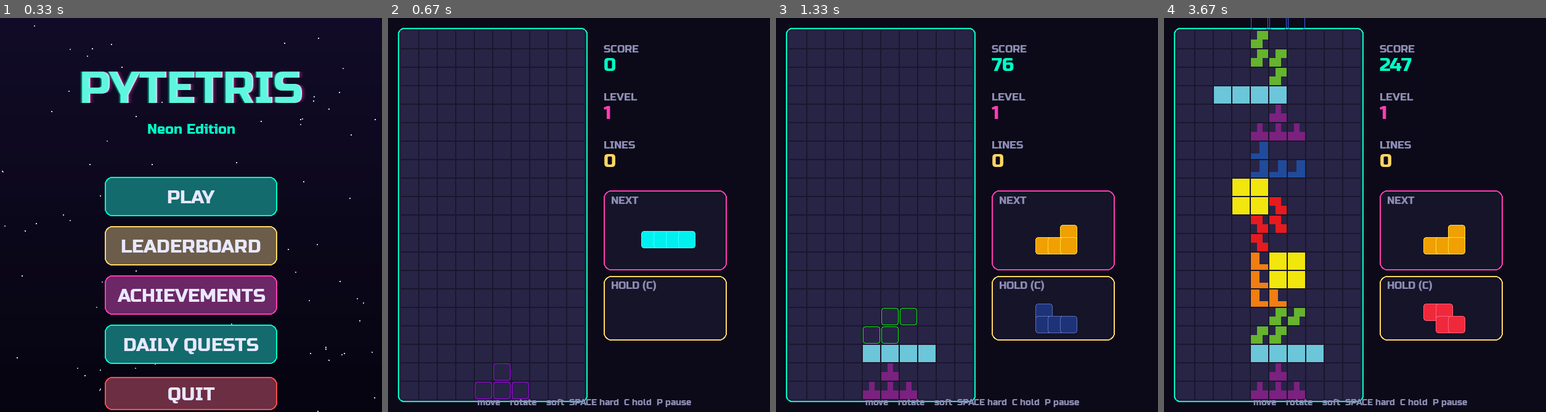
Above: before the commit, frames 1-4 (left to right).
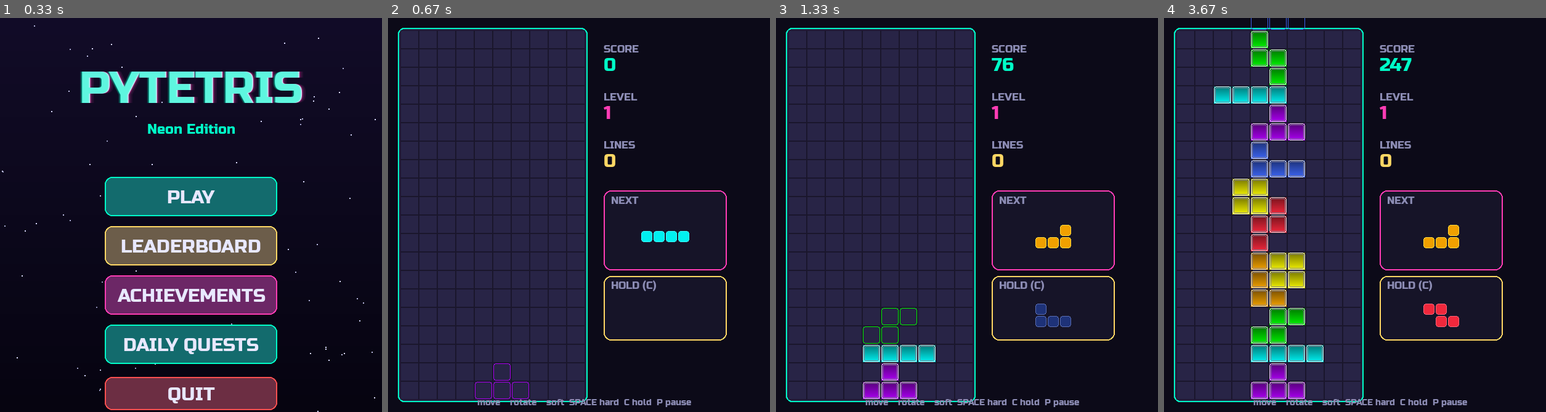
Above: after the commit, the same moments.

Repository: Folombas/PyGame2026
Game: pygame game, started from PyTetris/main.py
The game is run twice, just before and just after one commit, with the same random seed, the same clock (stepped at 60 frames per second) and the same inputs.
Inputs (mouse positions are in pixels of both pictures, inside the frame that each line leads up to):
- Up to frame 1 (0.33 s): no input
- Up to frame 2 (0.67 s): click (579, 215) at 0.38 s
- Up to frame 3 (1.33 s): tap Space at 0.67, 1.07 s; hold Right from 1 s (still down); move the mouse to (1100, 262) at 1.03 s; tap C at 1.15 s
- Up to frame 4 (3.67 s): tap Space at 1.37, 1.57, 1.9, 2.2, 2.4, 2.7, 2.97, 3.3, 3.6 s; release Right at 1.47 s; hold Up 1.5-1.8 s; move the mouse to (1213, 222) at 1.53 s; hold Right 1.83-2.3 s; move the mouse to (1278, 73) at 1.87 s; tap Z at 1.98, 3.38 s; hold Left 2.33-2.87 s; move the mouse to (1454, 218) at 2.37 s; tap C at 2.48 s; hold Down 2.9-3.2 s; move the mouse to (1400, 203) at 2.93 s; hold Left 3.23-3.63 s; move the mouse to (1500, 317) at 3.27 s

Frame 1 is identical in both runs. In frame 2, 0.3% of the frame differs, in the area x 66-81%, y 54-59%; in frame 3, 2.3%; in frame 4, 8.9%, in the area x 13-79%, y 3-97%.

Commit message:
fix(gfx): use high-res procedural neon blocks and fix preview cell size

Diff:
--- a/PyTetris/graphics.py
+++ b/PyTetris/graphics.py
@@ -1,30 +1,30 @@
-import os
 import pygame
 from settings import CELL, COLORS
 
 class BlockRenderer:
-    def __init__(self, assets_dir="assets/blocks"):
+    def __init__(self):
         self.sprites = {}
-        self.use_sprites = False
-        try:
-            for kind in ["I", "J", "L", "O", "S", "T", "Z"]:
-                path = os.path.join(assets_dir, f"{kind}.png")
-                img = pygame.image.load(path).convert_alpha()
-                # Масштабируем под размер клетки с небольшим отступом
-                img = pygame.transform.scale(img, (CELL - 2, CELL - 2))
-                self.sprites[kind] = img
-            self.use_sprites = True
-            print("✅ Спрайты блоков успешно загружены")
-        except Exception as e:
-            print(f"⚠️ Спрайты не загружены, используется цветной fallback: {e}")
+        for kind, color in COLORS.items():
+            surf = pygame.Surface((CELL - 2, CELL - 2), pygame.SRCALPHA)
+            # Градиент (сверху темнее, снизу светлее)
+            for y in range(CELL - 2):
+                t = y / max(1, CELL - 3)
+                r = int(color[0] * (0.5 + 0.5 * t))
+                g = int(color[1] * (0.5 + 0.5 * t))
+                b = int(color[2] * (0.5 + 0.5 * t))
+                pygame.draw.line(surf, (r, g, b), (0, y), (CELL - 2, y))
+
+            # Внутренний блик (эффект стекла)
+            pygame.draw.rect(surf, (255, 255, 255, 120), (2, 2, CELL - 6, CELL - 6), 1, border_radius=3)
+            # Внешняя неоновая рамка
+            pygame.draw.rect(surf, (255, 255, 255, 220), (0, 0, CELL - 2, CELL - 2), 1, border_radius=4)
+            self.sprites[kind] = surf
 
     def draw_block(self, surf, x, y, kind, glow=0.0):
-        if self.use_sprites and kind in self.sprites:
-            surf.blit(self.sprites[kind], (x + 1, y + 1))
+        sprite = self.sprites.get(kind)
+        if sprite:
+            surf.blit(sprite, (x + 1, y + 1))
         else:
-            # Fallback: рисуем цветной квадрат как раньше
             color = COLORS.get(kind, (255, 255, 255))
             rect = pygame.Rect(x + 1, y + 1, CELL - 2, CELL - 2)
             pygame.draw.rect(surf, color, rect, border_radius=4)
-            hi = tuple(min(255, c + 60) for c in color)
-            pygame.draw.rect(surf, hi, rect, 1, border_radius=4)
--- a/PyTetris/ui.py
+++ b/PyTetris/ui.py
@@ -140,16 +140,16 @@
             pygame.draw.rect(surf, GRID,
                              (board_x + x*CELL, board_y + y*CELL, CELL, CELL), 1)
 
-def draw_cell(surf, px, py, color, glow=0.0, ghost=False):
-    r = pygame.Rect(px + 1, py + 1, CELL - 2, CELL - 2)
+def draw_cell(surf, px, py, color, glow=0.0, ghost=False, size=CELL):
+    r = pygame.Rect(px + 1, py + 1, size - 2, size - 2)
     if ghost:
-        pygame.draw.rect(surf, (*color, ), r, 1, border_radius=4)
+        pygame.draw.rect(surf, color, r, 1, border_radius=4)
         return
     if glow > 0.05:
-        g = pygame.Surface((CELL + 8, CELL + 8), pygame.SRCALPHA)
+        g = pygame.Surface((size + 8, size + 8), pygame.SRCALPHA)
         for i in range(4, 0, -1):
             a = int(60 * glow * (5 - i) / 4)
-            pygame.draw.rect(g, (*color, a), (4 - i, 4 - i, CELL + 2*i, CELL + 2*i),
+            pygame.draw.rect(g, (*color, a), (4 - i, 4 - i, size + 2*i, size + 2*i),
                              border_radius=4 + i)
         surf.blit(g, (px - 4, py - 4))
     pygame.draw.rect(surf, color, r, border_radius=4)
@@ -163,7 +163,7 @@
     for y, row in enumerate(shape):
         for x, v in enumerate(row):
             if v:
-                draw_cell(surf, ox + x*cell, oy + y*cell, color)
+                draw_cell(surf, ox + x*cell, oy + y*cell, color, size=cell)
 
 def draw_text_center(surf, text, y, font, color=TEXT):
     s = font.render(text, True, color)
